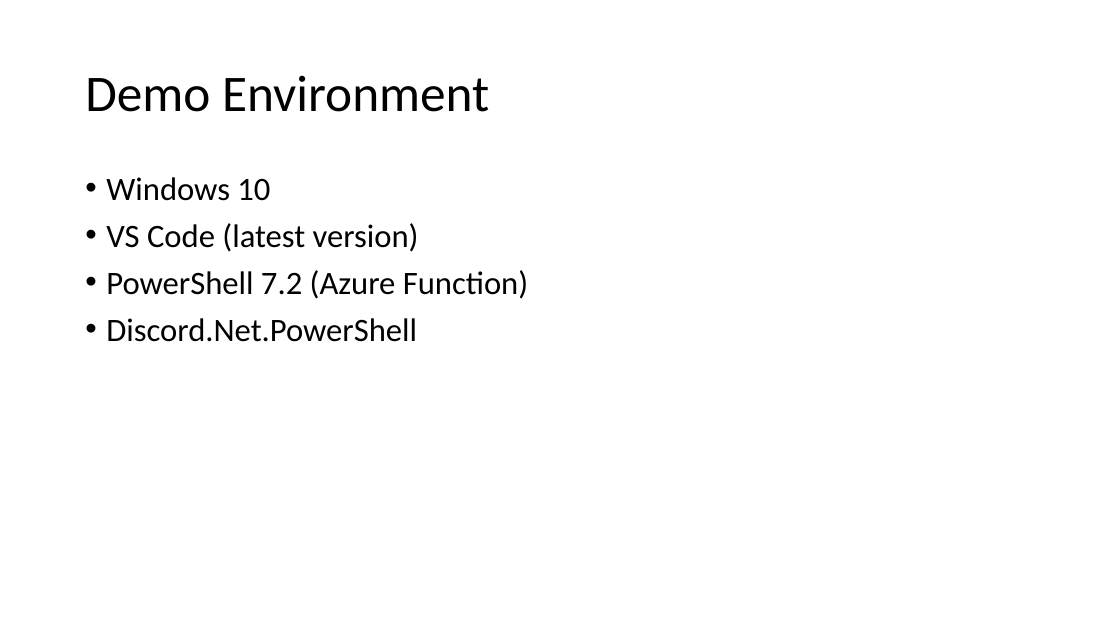
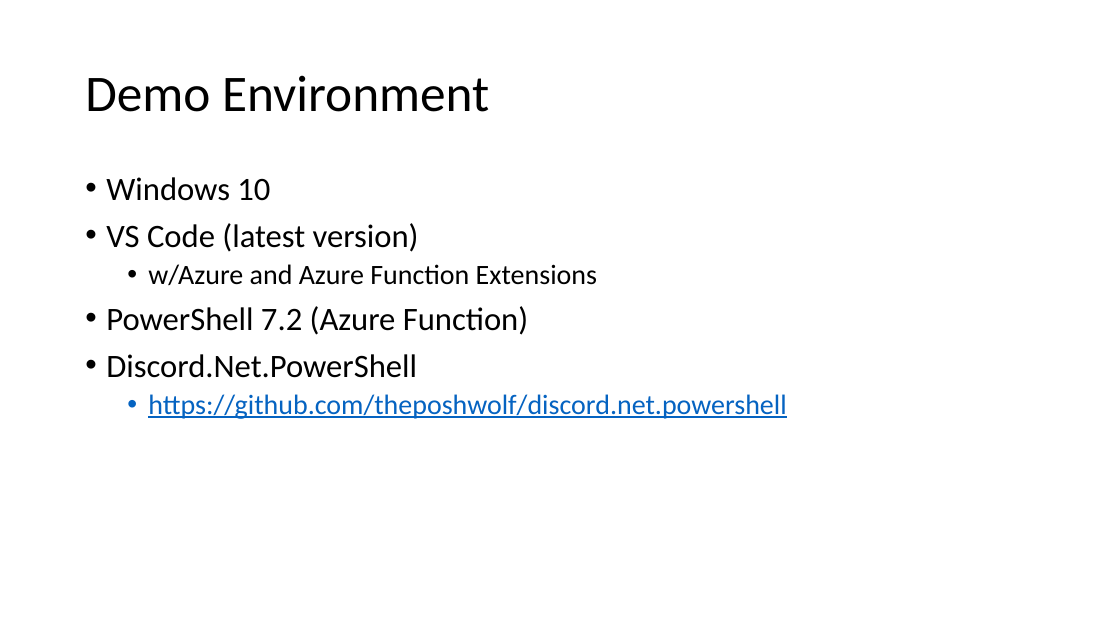
Before and after one commit to ThePoShWolf/Sessions, a slide deck: slide 11 of 2023-04-26 - Building a serverless Discord bot/PowerShell Summit 2023 - Serverless Discord bot.pptx (slide 7 before the commit). Drawn at 1120x630 pixels with LibreOffice and Linux fonts; fonts in the diff are those of the drawing; background and template pictures are left out. Boxes give left, top, right and bottom in pixels: in the first picture for what was removed or moved away, otherwise in the second. Text is boxed around its words. In the diff, an @@ line names an element or a change of style, - is before the commit and + after.

```diff
--- a/2023-04-26 - Building a serverless Discord bot/PowerShell Summit 2023 - Serverless Discord bot.pptx
+++ b/2023-04-26 - Building a serverless Discord bot/PowerShell Summit 2023 - Serverless Discord bot.pptx
@@ text at (x1=148, y1=264, x2=597, y2=286): paragraph added @@
+  • w/Azure and Azure Function Extensions
@@ text at (x1=148, y1=394, x2=786, y2=419): paragraph added @@
+  • https://github.com/theposhwolf/discord.net.powershell
```
Also in this commit, not shown: 3 other slides changed, 8 slides added.
